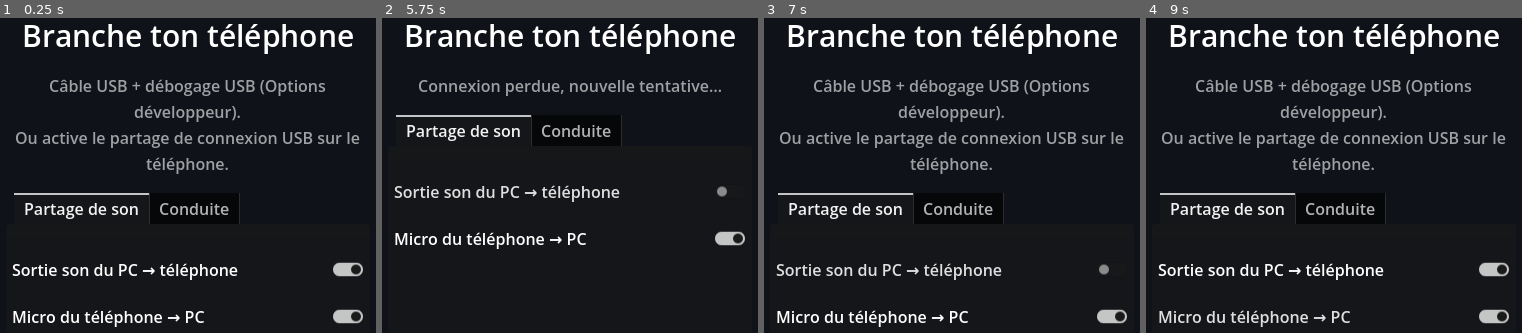
Above: before the commit, frames 1-4 (left to right).
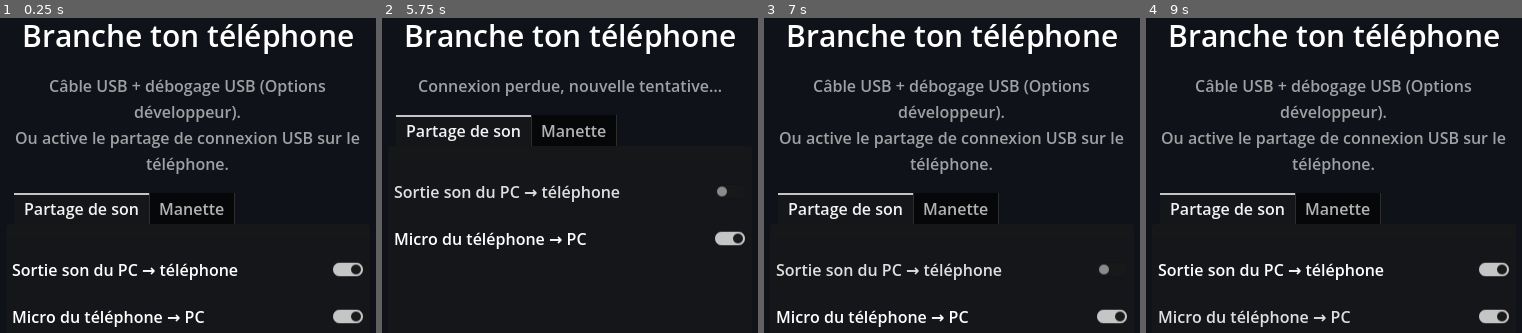
Above: after the commit, the same moments.

Repository: goodview-soft/usb-speaker
Game: Godot game, scene res://main.tscn
The game is run twice, just before and just after one commit, with the same random seed, the same clock (stepped at 60 frames per second) and the same inputs.
Inputs (mouse positions are in pixels of both pictures, inside the frame that each line leads up to):
- Up to frame 1 (0.25 s): no input
- Up to frame 2 (5.75 s): click "Sortie son du PC → téléphone" at 0.5 s; click "Micro du téléphone → PC" at 1.25 s; click "Sortie son du PC → téléphone" at 2 s; click "Micro du téléphone → PC" at 2.75 s; click "Sortie son du PC → téléphone" at 3.5 s; click "Micro du téléphone → PC" at 4.25 s; tap Enter at 5 s; move the mouse to (664, 219) at 5.02 s; click (664, 219) at 5.17 s
- Up to frame 3 (7 s): click "Sortie son du PC → téléphone" at 5.75 s; tap Space at 6.5 s; drag from (869, 273) to (outside the picture) at 6.52 s
- Up to frame 4 (9 s): tap Enter at 7.25, 8.75 s; move the mouse to (1375, 131) at 7.27 s; click (1375, 131) at 7.42 s; tap Space at 8 s; drag from (outside the picture) to (1206, 169) at 8.02 s; move the mouse to (1461, 323) at 8.77 s; click (1461, 323) at 8.92 s

The runs differ from the first frame. In frame 1, 0.5% of the frame differs, in the area x 42-64%, y 55-66%; in frame 2, 0.5%; in frame 3, 0.5%; in frame 4, 0.5%.

Commit message:
Onglet Manette : 2 sticks, gâchettes, boutons, croix ; gyroscope en option, v1.6.0
Co-Authored-By: Claude Sonnet 5.5 <noreply@anthropic.com>

Diff:
--- a/main.gd
+++ b/main.gd
@@ -6,14 +6,14 @@
 const PORT := 5005
 const RATE := 48000
 const PKG := "fr.goodview.usbspeaker"
-const VERSION := 7  # versionCode de l'APK
-const APP_VERSION := "1.5.0"
+const VERSION := 8  # versionCode de l'APK
+const APP_VERSION := "1.6.0"
 const REPO := "goodview-soft/usb-speaker"
 const T_AUDIO := 1  # PC -> téléphone : PCM s16 stéréo 48 kHz
 const T_MIC := 2  # téléphone -> PC : PCM s16 mono
 const T_HELLO := 3  # téléphone -> PC : u32 fréquence du micro (= connexion acceptée)
 const T_CTRL := 5  # téléphone -> PC : [son du PC voulu, micro envoyé]
-const T_DRIVE := 6  # téléphone -> PC : s16 volant, u8 gaz, u8 frein, u8 boutons (A B X Y)
+const T_DRIVE := 6  # téléphone -> PC : 4×s16 sticks (LX LY RX RY), u8 LT, u8 RT, u16 boutons
 const T_NAME := 4  # PC -> téléphone : nom du PC (utf8)
 const SINK := "usbspk_out"
 const MIC_SINK := "usbspk_mic_sink"
@@ -67,23 +67,28 @@
 var tabs: TabContainer
 var wheel: Wheel
 var drive_info: Label
-var gas_z: Panel
-var brake_z: Panel
-var btn_z: Array = []
-var range_slider: HSlider
-var invert_check: CheckButton
-var calib_btn: Button
-var touches := {}
+var pad_ui: Control
+var pad_open := false
+var pad_zones: Array = []
+var lstick: Stick
+var rstick: Stick
+var gyro_btn: Button
+var inv_btn: Button
+var pad_hint: Label
+var gyro_on := false
+var gyro_range := 45.0
+var owned := {}
 var ang_off := 0.0
 var cal_t := 0.0
 var steer_s := 0.0
+var touches := {}
 var drive_was := false
 var pad_pid := -1
 var pad_io: FileAccess
 var pad_err: FileAccess
 var pad_last := ""
 var drive_t := 0
-var drive_v := [0, 0, 0, 0]
+var drive_v := [0, 0, 0, 0, 0, 0, 0]
 var drive_check: CheckButton
 var sound_check: CheckButton
 var phone_sound := true
@@ -122,6 +127,28 @@
 
 
 # ------------------------------------------------------------------ UI
+
+class Stick extends Control:
+	var idx := -1
+	var v := Vector2.ZERO
+
+	func _draw() -> void:
+		var c := size / 2.0
+		var r := minf(size.x, size.y) * 0.5
+		draw_circle(c, r, Color(1, 1, 1, 0.10))
+		draw_arc(c, r, 0.0, TAU, 48, Color(1, 1, 1, 0.35), 3.0)
+		draw_circle(c + v * r * 0.6, r * 0.36, Color(1, 1, 1, 0.55))
+
+	func set_touch(pos: Vector2) -> void:
+		var c := get_global_rect().get_center()
+		v = ((pos - c) / (minf(size.x, size.y) * 0.4)).limit_length(1.0)
+		queue_redraw()
+
+	func release() -> void:
+		idx = -1
+		v = Vector2.ZERO
+		queue_redraw()
+
 
 class Wheel extends Control:
 	var steer := 0.0:
@@ -220,79 +247,151 @@
 	_build_drive_tab()
 
 
-func _zone(id: String, txt: String, col: Color, h: int) -> Panel:
+## Zone tactile de la manette, placée par fractions de l'écran (centre cx, cy ; taille w, h).
+func _pz(id: String, txt: String, col: Color, cx: float, cy: float, w: float, h: float, fs := 24) -> Panel:
 	var p := Panel.new()
 	p.name = id
-	p.custom_minimum_size = Vector2(0, h)
-	p.size_flags_horizontal = Control.SIZE_EXPAND_FILL
+	p.anchor_left = cx
+	p.anchor_right = cx
+	p.anchor_top = cy
+	p.anchor_bottom = cy
+	p.offset_left = -w / 2.0
+	p.offset_right = w / 2.0
+	p.offset_top = -h / 2.0
+	p.offset_bottom = h / 2.0
 	p.mouse_filter = Control.MOUSE_FILTER_IGNORE
 	var sb := StyleBoxFlat.new()
 	sb.bg_color = col
-	sb.set_corner_radius_all(16)
+	sb.set_corner_radius_all(int(minf(w, h) * 0.3))
 	p.add_theme_stylebox_override("panel", sb)
 	var l := Label.new()
 	l.text = txt
 	l.set_anchors_preset(Control.PRESET_FULL_RECT)
 	l.horizontal_alignment = HORIZONTAL_ALIGNMENT_CENTER
 	l.vertical_alignment = VERTICAL_ALIGNMENT_CENTER
-	l.add_theme_font_size_override("font_size", 26)
+	l.add_theme_font_size_override("font_size", fs)
 	l.mouse_filter = Control.MOUSE_FILTER_IGNORE
 	p.add_child(l)
+	pad_ui.add_child(p)
+	pad_zones.append(p)
 	return p
+
+
+func _pbtn(txt: String, cx: float, w: float) -> Button:
+	var b := Button.new()
+	b.text = txt
+	b.anchor_left = cx
+	b.anchor_right = cx
+	b.offset_left = -w / 2.0
+	b.offset_right = w / 2.0
+	b.offset_top = 8.0
+	b.offset_bottom = 56.0
+	pad_ui.add_child(b)
+	return b
 
 
 func _build_drive_tab() -> void:
 	var p := VBoxContainer.new()
-	p.name = "Conduite"
-	p.add_theme_constant_override("separation", 12)
+	p.name = "Manette"
+	p.add_theme_constant_override("separation", 14)
 	tabs.add_child(p)
-	wheel = Wheel.new()
-	wheel.custom_minimum_size = Vector2(0, 170)
-	wheel.mouse_filter = Control.MOUSE_FILTER_IGNORE
-	p.add_child(wheel)
 	drive_info = Label.new()
 	drive_info.horizontal_alignment = HORIZONTAL_ALIGNMENT_CENTER
 	drive_info.autowrap_mode = TextServer.AUTOWRAP_WORD_SMART
 	p.add_child(drive_info)
 	if is_phone:
-		drive_info.text = "Tiens le téléphone comme un volant."
-		var row := HBoxContainer.new()
-		row.add_theme_constant_override("separation", 12)
-		brake_z = _zone("brake", "FREIN", Color("c0392b"), 150)
-		gas_z = _zone("gas", "GAZ", Color("27ae60"), 150)
-		row.add_child(brake_z)
-		row.add_child(gas_z)
-		p.add_child(row)
-		var row2 := HBoxContainer.new()
-		row2.add_theme_constant_override("separation", 10)
-		for k in ["A", "B", "X", "Y"]:
-			var z := _zone(k, k, Color("3b4252"), 64)
-			btn_z.append(z)
-			row2.add_child(z)
-		p.add_child(row2)
-		calib_btn = Button.new()
-		calib_btn.text = "Recentrer le volant (3 s)"
-		calib_btn.custom_minimum_size = Vector2(0, 52)
-		calib_btn.pressed.connect(func(): cal_t = 3.0)
-		p.add_child(calib_btn)
-		var l := Label.new()
-		l.text = "Angle pour braquer à fond"
-		p.add_child(l)
-		range_slider = HSlider.new()
-		range_slider.min_value = 20.0
-		range_slider.max_value = 90.0
-		range_slider.value = 45.0
-		range_slider.custom_minimum_size = Vector2(0, 40)
-		p.add_child(range_slider)
-		invert_check = CheckButton.new()
-		invert_check.text = "Inverser le sens"
-		p.add_child(invert_check)
+		drive_info.text = "Le téléphone devient une manette (2 joysticks, gâchettes, boutons, croix), avec un volant par inclinaison en option."
+		var ob := Button.new()
+		ob.text = "Ouvrir la manette"
+		ob.custom_minimum_size = Vector2(0, 64)
+		ob.pressed.connect(func(): _open_pad(true))
+		p.add_child(ob)
+		tabs.tab_changed.connect(func(i): if i == 1: _open_pad(true))
+		_build_pad_ui()
 	else:
-		drive_info.text = "Sur le téléphone, ouvre l'onglet Conduite. Dans le jeu, choisis la manette « USB Speaker Volant »."
+		wheel = Wheel.new()
+		wheel.custom_minimum_size = Vector2(0, 150)
+		p.add_child(wheel)
+		drive_info.text = "Sur le téléphone, ouvre l'onglet Manette. Dans le jeu, choisis la manette « USB Speaker Volant »."
 		drive_check = CheckButton.new()
 		drive_check.text = "Manette virtuelle active"
 		drive_check.button_pressed = true
 		p.add_child(drive_check)
+
+
+func _build_pad_ui() -> void:
+	pad_ui = Control.new()
+	pad_ui.set_anchors_preset(Control.PRESET_FULL_RECT)
+	pad_ui.mouse_filter = Control.MOUSE_FILTER_STOP
+	pad_ui.visible = false
+	var bg := ColorRect.new()
+	bg.color = Color("0f1218")
+	bg.set_anchors_preset(Control.PRESET_FULL_RECT)
+	bg.mouse_filter = Control.MOUSE_FILTER_IGNORE
+	pad_ui.add_child(bg)
+	add_child(pad_ui)
+	var g := Color("3b4252")
+	_pz("LT", "LT", g, 0.12, 0.26, 150, 64)
+	_pz("LB", "LB", g, 0.12, 0.40, 150, 54)
+	_pz("RT", "RT", g, 0.88, 0.26, 150, 64)
+	_pz("RB", "RB", g, 0.88, 0.40, 150, 54)
+	_pz("Select", "Sel", g, 0.43, 0.42, 80, 44, 18)
+	_pz("Start", "Start", g, 0.57, 0.42, 80, 44, 18)
+	_pz("DUp", "▲", g, 0.37, 0.60, 62, 62)
+	_pz("DDown", "▼", g, 0.37, 0.88, 62, 62)
+	_pz("DLeft", "◀", g, 0.30, 0.74, 62, 62)
+	_pz("DRight", "▶", g, 0.44, 0.74, 62, 62)
+	_pz("Y", "Y", Color("d4a017"), 0.87, 0.52, 74, 74, 28)
+	_pz("A", "A", Color("27ae60"), 0.87, 0.86, 74, 74, 28)
+	_pz("X", "X", Color("2e86de"), 0.80, 0.69, 74, 74, 28)
+	_pz("B", "B", Color("c0392b"), 0.94, 0.69, 74, 74, 28)
+	lstick = Stick.new()
+	rstick = Stick.new()
+	for pair in [[lstick, 0.16], [rstick, 0.62]]:
+		var st: Stick = pair[0]
+		st.anchor_left = pair[1]
+		st.anchor_right = pair[1]
+		st.anchor_top = 0.72
+		st.anchor_bottom = 0.72
+		st.offset_left = -95.0
+		st.offset_right = 95.0
+		st.offset_top = -95.0
+		st.offset_bottom = 95.0
+		st.mouse_filter = Control.MOUSE_FILTER_IGNORE
+		pad_ui.add_child(st)
+	var back := _pbtn("← Retour", 0.10, 130)
+	back.pressed.connect(func(): _open_pad(false))
+	gyro_btn = _pbtn("Gyroscope : OFF", 0.32, 200)
+	gyro_btn.toggle_mode = true
+	gyro_btn.toggled.connect(func(on):
+		gyro_on = on
+		gyro_btn.text = "Gyroscope : " + ("ON" if on else "OFF")
+		if on:
+			cal_t = 2.0)
+	var rc := _pbtn("Recentrer", 0.55, 140)
+	rc.pressed.connect(func(): cal_t = 2.0)
+	inv_btn = _pbtn("Inverser", 0.72, 120)
+	inv_btn.toggle_mode = true
+	pad_hint = Label.new()
+	pad_hint.anchor_left = 0.3
+	pad_hint.anchor_right = 0.7
+	pad_hint.anchor_top = 0.15
+	pad_hint.anchor_bottom = 0.15
+	pad_hint.horizontal_alignment = HORIZONTAL_ALIGNMENT_CENTER
+	pad_hint.modulate = Color(1, 1, 1, 0.7)
+	pad_hint.mouse_filter = Control.MOUSE_FILTER_IGNORE
+	pad_ui.add_child(pad_hint)
+
+
+func _open_pad(on: bool) -> void:
+	pad_ui.visible = on
+	pad_open = on
+	touches.clear()
+	owned.clear()
+	lstick.release()
+	rstick.release()
+	DisplayServer.screen_set_orientation(
+		DisplayServer.SCREEN_SENSOR_LANDSCAPE if on else DisplayServer.SCREEN_PORTRAIT)
 
 
 func _set_status(t: String, s := "") -> void:
@@ -344,8 +443,8 @@
 		for i in range(0, pl.size() - 1, 16):
 			p = maxi(p, absi(pl.decode_s16(i)))
 		peak = maxf(peak, p / 32768.0)
-	elif not is_phone and t == T_DRIVE and pl.size() >= 5:
-		drive_v = [pl.decode_s16(0), pl[2], pl[3], pl[4]]
+	elif not is_phone and t == T_DRIVE and pl.size() >= 12:
+		drive_v = [pl.decode_s16(0), pl.decode_s16(2), pl.decode_s16(4), pl.decode_s16(6), pl[8], pl[9], pl.decode_u16(10)]
 		drive_t = Time.get_ticks_msec()
 		wheel.steer = drive_v[0] / 32767.0
 		if drive_check.button_pressed:
@@ -914,59 +1013,82 @@
 	get_tree().quit()
 
 
-# ------------------------------------------------------------------ Conduite
+# ------------------------------------------------------------------ Manette
 
 func _input(ev: InputEvent) -> void:
-	if not is_phone:
+	if not is_phone or not pad_open:
 		return
 	if ev is InputEventScreenTouch:
 		if ev.pressed:
 			touches[ev.index] = ev.position
+			for st in [lstick, rstick]:
+				if st.idx == -1 and st.get_global_rect().has_point(ev.position):
+					st.idx = ev.index
+					owned[ev.index] = true
+					st.set_touch(ev.position)
+					break
 		else:
 			touches.erase(ev.index)
+			owned.erase(ev.index)
+			for st in [lstick, rstick]:
+				if st.idx == ev.index:
+					st.release()
 	elif ev is InputEventScreenDrag:
 		touches[ev.index] = ev.position
-
-
-## Téléphone : angle du volant (gravité) + boutons tactiles -> trame T_DRIVE.
+		for st in [lstick, rstick]:
+			if st.idx == ev.index:
+				st.set_touch(ev.position)
+
+
+## Téléphone : sticks, gâchettes, boutons (+ volant gyroscope optionnel) -> trame T_DRIVE.
 func _drive_tick(delta: float) -> void:
-	if tabs.current_tab != 1:
+	if not pad_open:
 		if drive_was:
 			drive_was = false
-			_send(T_DRIVE, PackedByteArray([0, 0, 0, 0, 0]))
+			_send(T_DRIVE, PackedByteArray([0, 0, 0, 0, 0, 0, 0, 0, 0, 0, 0, 0]))
 		return
 	drive_was = true
-	var g := Input.get_gravity()
-	if g.length() < 0.1:
-		g = Input.get_accelerometer()
-	var ang := rad_to_deg(atan2(g.x, g.y))
-	if cal_t > 0.0:
-		cal_t -= delta
-		calib_btn.text = "Recentrage dans %d s…" % ceili(maxf(cal_t, 0.0))
-		if cal_t <= 0.0:
-			ang_off = ang
-			calib_btn.text = "Recentrer le volant (3 s)"
-	var d := wrapf(ang - ang_off, -180.0, 180.0)
-	var tgt := clampf(d / range_slider.value, -1.0, 1.0) * (-1.0 if invert_check.button_pressed else 1.0)
-	steer_s = lerpf(steer_s, tgt, clampf(delta * 25.0, 0.0, 1.0))
-	wheel.steer = steer_s
 	var pr := {}
-	for pos in touches.values():
-		for z in [gas_z, brake_z] + btn_z:
-			if z.get_global_rect().has_point(pos):
+	for k in touches:
+		if owned.has(k):
+			continue
+		for z in pad_zones:
+			if z.get_global_rect().has_point(touches[k]):
 				pr[z.name] = true
-	for z in [gas_z, brake_z] + btn_z:
-		z.modulate = Color(1.5, 1.5, 1.5) if pr.has(z.name) else Color.WHITE
+	for z in pad_zones:
+		z.modulate = Color(1.6, 1.6, 1.6) if pr.has(z.name) else Color.WHITE
+	var lx := lstick.v.x
+	if gyro_on or cal_t > 0.0:
+		var g := Input.get_gravity()
+		if g.length() < 0.1:
+			g = Input.get_accelerometer()
+		var ang := rad_to_deg(atan2(g.x, g.y))
+		if cal_t > 0.0:
+			cal_t -= delta
+			pad_hint.text = "Tiens le volant droit… %d" % ceili(maxf(cal_t, 0.0))
+			if cal_t <= 0.0:
+				ang_off = ang
+				pad_hint.text = ""
+		elif gyro_on:
+			var d := wrapf(ang - ang_off, -180.0, 180.0)
+			var tgt := clampf(d / gyro_range, -1.0, 1.0) * (-1.0 if inv_btn.button_pressed else 1.0)
+			steer_s = lerpf(steer_s, tgt, clampf(delta * 25.0, 0.0, 1.0))
+			lx = steer_s
 	var mask := 0
-	for i in 4:
-		if pr.has(["A", "B", "X", "Y"][i]):
-			mask |= 1 << i
+	var bits := {"A": 0, "B": 1, "X": 2, "Y": 3, "LB": 4, "RB": 5, "Select": 6, "Start": 7,
+			"DUp": 10, "DDown": 11, "DLeft": 12, "DRight": 13}
+	for k in bits:
+		if pr.has(k):
+			mask |= 1 << bits[k]
 	var b := PackedByteArray()
-	b.resize(5)
-	b.encode_s16(0, int(steer_s * 32767.0))
-	b[2] = 255 if pr.has("gas") else 0
-	b[3] = 255 if pr.has("brake") else 0
-	b[4] = mask
+	b.resize(12)
+	b.encode_s16(0, int(lx * 32767.0))
+	b.encode_s16(2, int(lstick.v.y * 32767.0))
+	b.encode_s16(4, int(rstick.v.x * 32767.0))
+	b.encode_s16(6, int(rstick.v.y * 32767.0))
+	b[8] = 255 if pr.has("LT") else 0
+	b[9] = 255 if pr.has("RT") else 0
+	b.encode_u16(10, mask)
 	_send(T_DRIVE, b)
 
 
@@ -977,8 +1099,8 @@
 SET_EV, SET_KEY, SET_ABS = 0x40045564, 0x40045565, 0x40045567
 DEV_SETUP, ABS_SETUP, CREATE, DESTROY = 0x405c5503, 0x401c5504, 0x5501, 0x5502
 io(SET_EV, 1); io(SET_EV, 3)
-BTN = [0x130, 0x131, 0x133, 0x134]
-for c in BTN + [0x136, 0x137, 0x13a, 0x13b, 0x13c, 0x13d, 0x13e]:
+BTN = {0: 0x130, 1: 0x131, 2: 0x133, 3: 0x134, 4: 0x136, 5: 0x137, 6: 0x13a, 7: 0x13b}
+for c in list(BTN.values()) + [0x13c, 0x13d, 0x13e]:
     io(SET_KEY, c)
 AX = [(0, -32768, 32767), (1, -32768, 32767), (3, -32768, 32767), (4, -32768, 32767), (2, 0, 255), (5, 0, 255), (16, -1, 1), (17, -1, 1)]
 for c, mn, mx in AX:
@@ -990,21 +1112,26 @@
 def ev(t, c, v):
     s = time.time()
     os.write(fd, struct.pack('llHHi', int(s), int((s % 1) * 1e6), t, c, v))
+def cl(v, lo, hi):
+    return max(lo, min(hi, v))
 state = {}
 try:
     for line in sys.stdin:
         try:
-            s, g, b, k = [int(x) for x in line.split()]
+            lx, ly, rx, ry, lt, rt, k = [int(x) for x in line.split()]
         except Exception:
             continue
-        for code, v in ((0, max(-32767, min(32767, s))), (5, g), (2, b)):
+        hx = ((k >> 13) & 1) - ((k >> 12) & 1)
+        hy = ((k >> 11) & 1) - ((k >> 10) & 1)
+        for code, v in ((0, cl(lx, -32767, 32767)), (1, cl(ly, -32767, 32767)), (3, cl(rx, -32767, 32767)),
+                        (4, cl(ry, -32767, 32767)), (2, cl(lt, 0, 255)), (5, cl(rt, 0, 255)), (16, hx), (17, hy)):
             if state.get(code) != v:
                 state[code] = v
                 ev(3, code, v)
-        for i, code in enumerate(BTN):
-            on = (k >> i) & 1
-            if state.get(code) != on:
-                state[code] = on
+        for bit, code in BTN.items():
+            on = (k >> bit) & 1
+            if state.get(1000 + code) != on:
+                state[1000 + code] = on
                 ev(1, code, on)
         ev(0, 0, 0)
 finally:
@@ -1046,9 +1173,9 @@
 		return
 	var v: Array = drive_v
 	if Time.get_ticks_msec() - drive_t > 1000:
-		v = [0, 0, 0, 0]
+		v = [0, 0, 0, 0, 0, 0, 0]
 		wheel.steer = 0.0
-	var line := "%d %d %d %d" % v
+	var line := "%d %d %d %d %d %d %d" % v
 	if line != pad_last:
 		pad_last = line
 		pad_io.store_line(line)
Not shown, changed: export_presets.cfg
